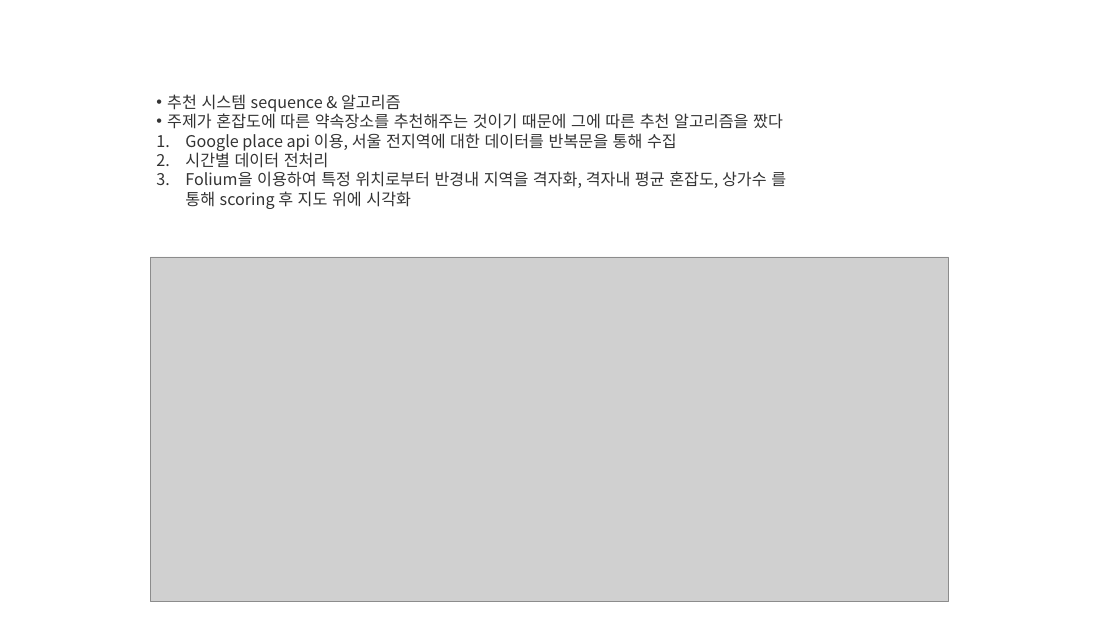
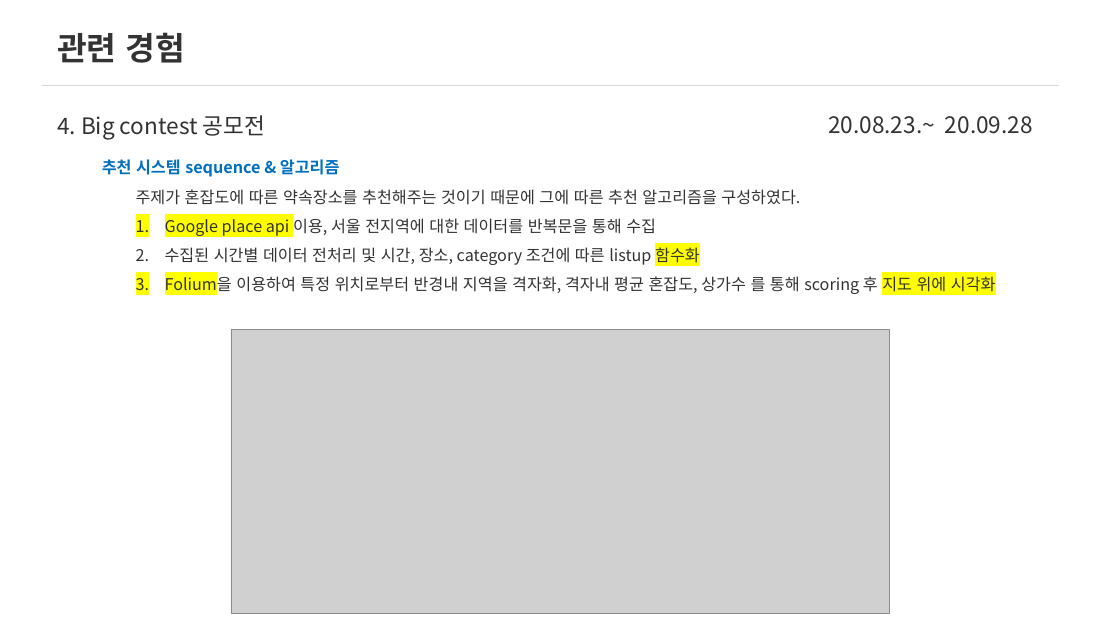
Before and after one commit to Changyoon-Lee/portfolio, a slide deck: slide 16 of 포트폴리오세부내용.pptx (slide 13 before the commit). Drawn at 1120x630 pixels with LibreOffice and Linux fonts; fonts in the diff are those of the drawing; grey boxes stand for pictures. Boxes give left, top, right and bottom in pixels: in the first picture for what was removed or moved away, otherwise in the second. Text is boxed around its words. In the diff, an @@ line names an element or a change of style, - is before the commit and + after.

```diff
--- a/포트폴리오세부내용.pptx
+++ b/포트폴리오세부내용.pptx
@@ text added at bbox=[57, 32, 185, 63], 40 pt, text #333333, bold @@
+관련 경험
@@ line added from (42, 85) to (1059, 85), #D9D9D9 0.5 pt @@
@@ text added at bbox=[57, 115, 265, 140], 28 pt, text #333333 @@
+4. Big contest 공모전
@@ text added at bbox=[828, 116, 1033, 134], 28 pt, text #333333 @@
+20.08.23.~ 20.09.28
@@ text added at bbox=[102, 159, 340, 177], 20 pt, text #0070C0, bold @@
+추천 시스템 sequence & 알고리즘
@@ text "주제가 혼잡도에 따른 약속장소를 추천해주는 ...": place and size @@
-text "주제가 혼잡도에 따른 약속장소를 추천해주는 ..." at bbox=[167, 94, 786, 209]
+text "주제가 혼잡도에 따른 약속장소를 추천해주는 ..." at bbox=[136, 189, 996, 295]
@@ text at bbox=[136, 189, 800, 205]: text changed @@
-• 추천 시스템 sequence & 알고리즘
-• 주제가 혼잡도에 따른 약속장소를 추천해주는 것이기 때문에 그에 따른 추천 알고리즘을 짰다
+주제가 혼잡도에 따른 약속장소를 추천해주는 것이기 때문에 그에 따른 추천 알고리즘을 구성하였다.
@@ text at bbox=[165, 218, 996, 295]: highlight none to #FFFF00 in "Google place api", "Folium을 지도 위에 시각화"; line spacing 1 to 1.5 @@
@@ text at bbox=[165, 247, 700, 265]: text changed @@
-2. 시간별 데이터 전처리
+2. 수집된 시간별 데이터 전처리 및 시간, 장소, category 조건에 따른 listup 함수화
@@ picture: place and size @@
-picture at bbox=[151, 257, 948, 602]
+picture at bbox=[231, 329, 889, 613]
```
Also in this commit, not shown: 12 other slides changed, 5 slides added.
